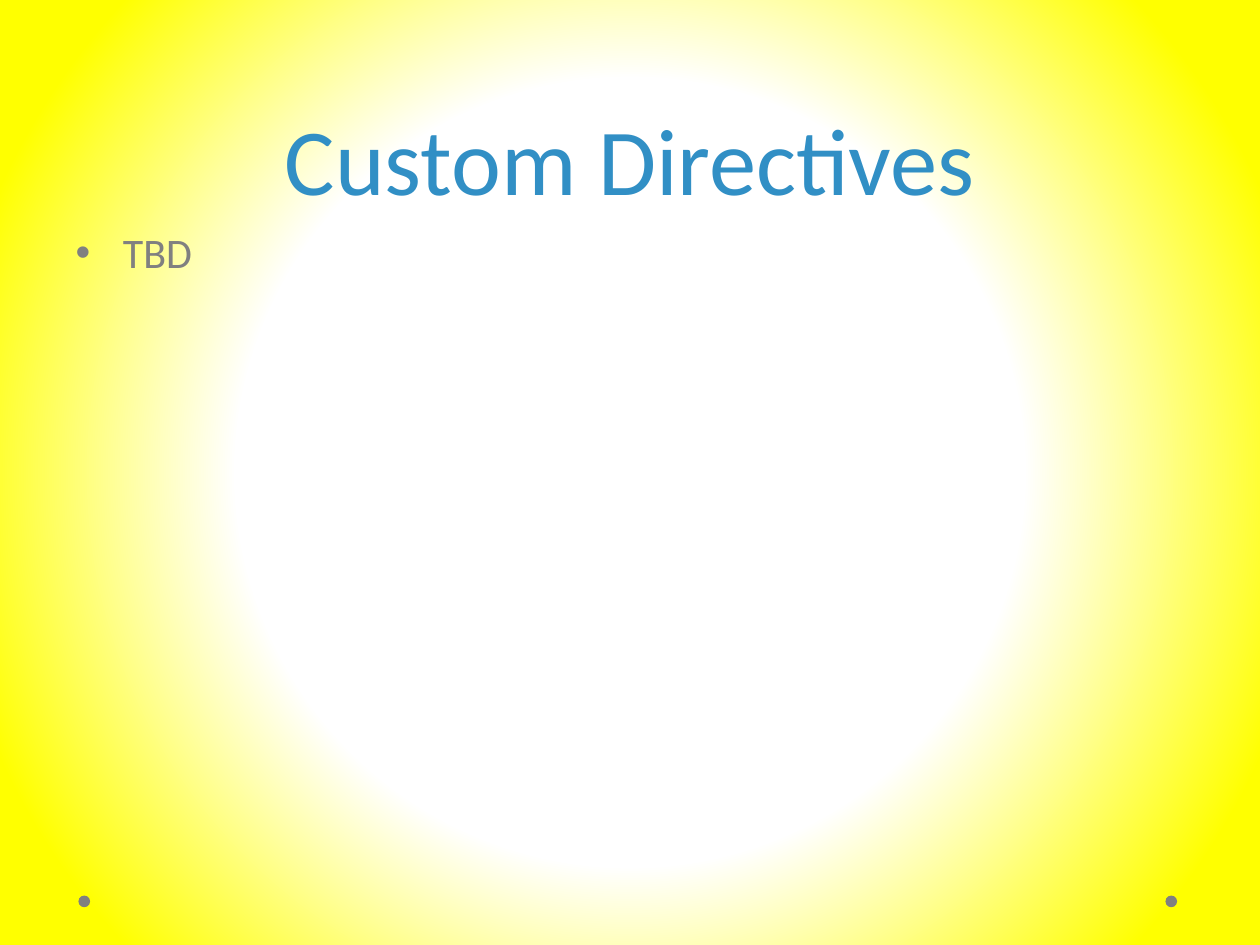
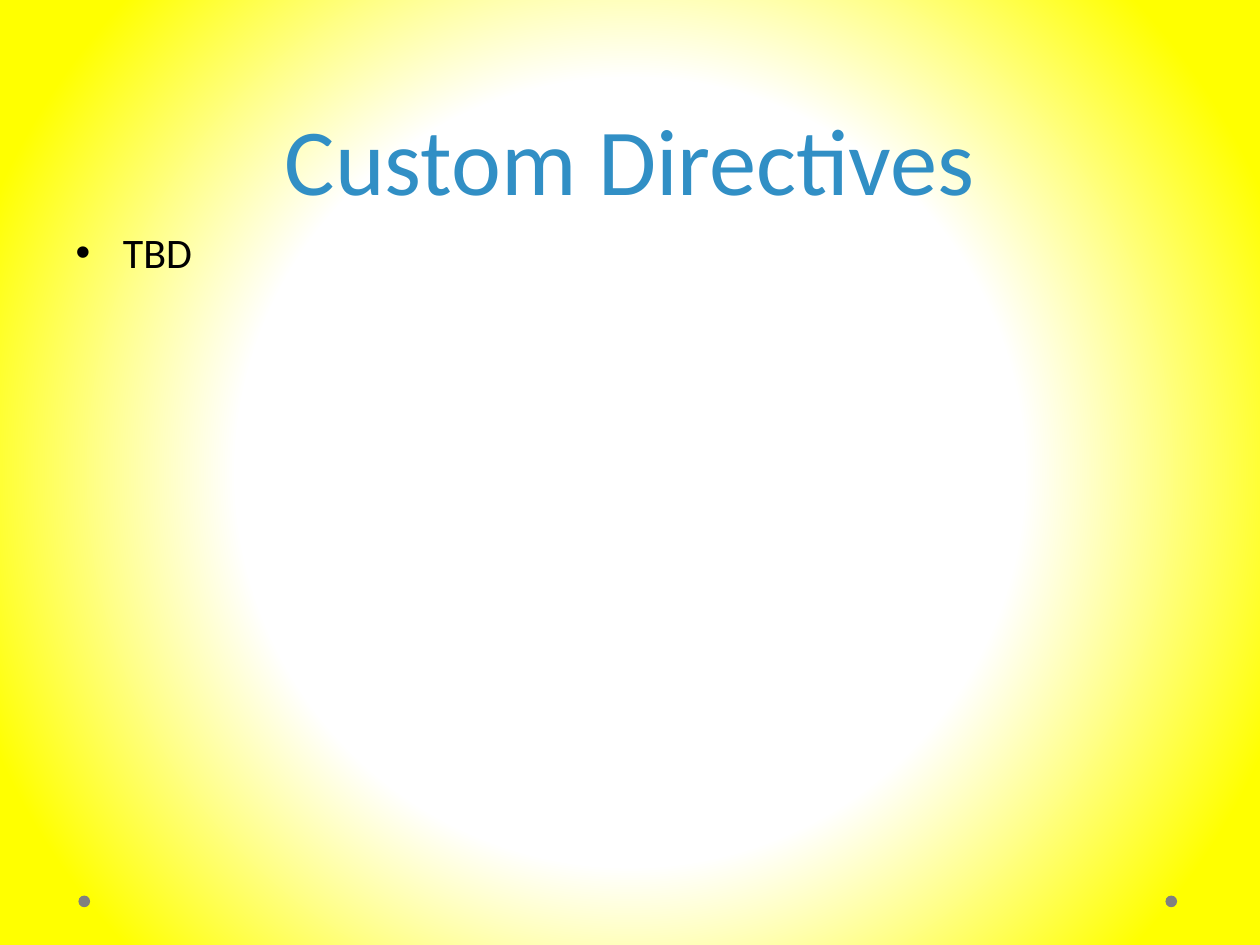
Before and after one commit to murtazahaveliwala/technext-angularjs-demo, a slide deck: slide 18 of Introduction to AngularJs.pptx (slide 19 before the commit). Drawn at 1260x945 pixels with LibreOffice and Linux fonts; fonts in the diff are those of the drawing. Boxes give left, top, right and bottom in pixels: in the first picture for what was removed or moved away, otherwise in the second. Text is boxed around its words. In the diff, an @@ line names an element or a change of style, - is before the commit and + after.

Commit message:
Filled DI and Services slides with content, removed 'Custom Service' slide

```diff
--- a/Introduction to AngularJs.pptx
+++ b/Introduction to AngularJs.pptx
@@ text "TBD" at <box>123,241,192,279</box>: text colour #808080 to #000000 @@
```
Also in this commit, not shown: 10 other slides changed, 2 slides removed.
